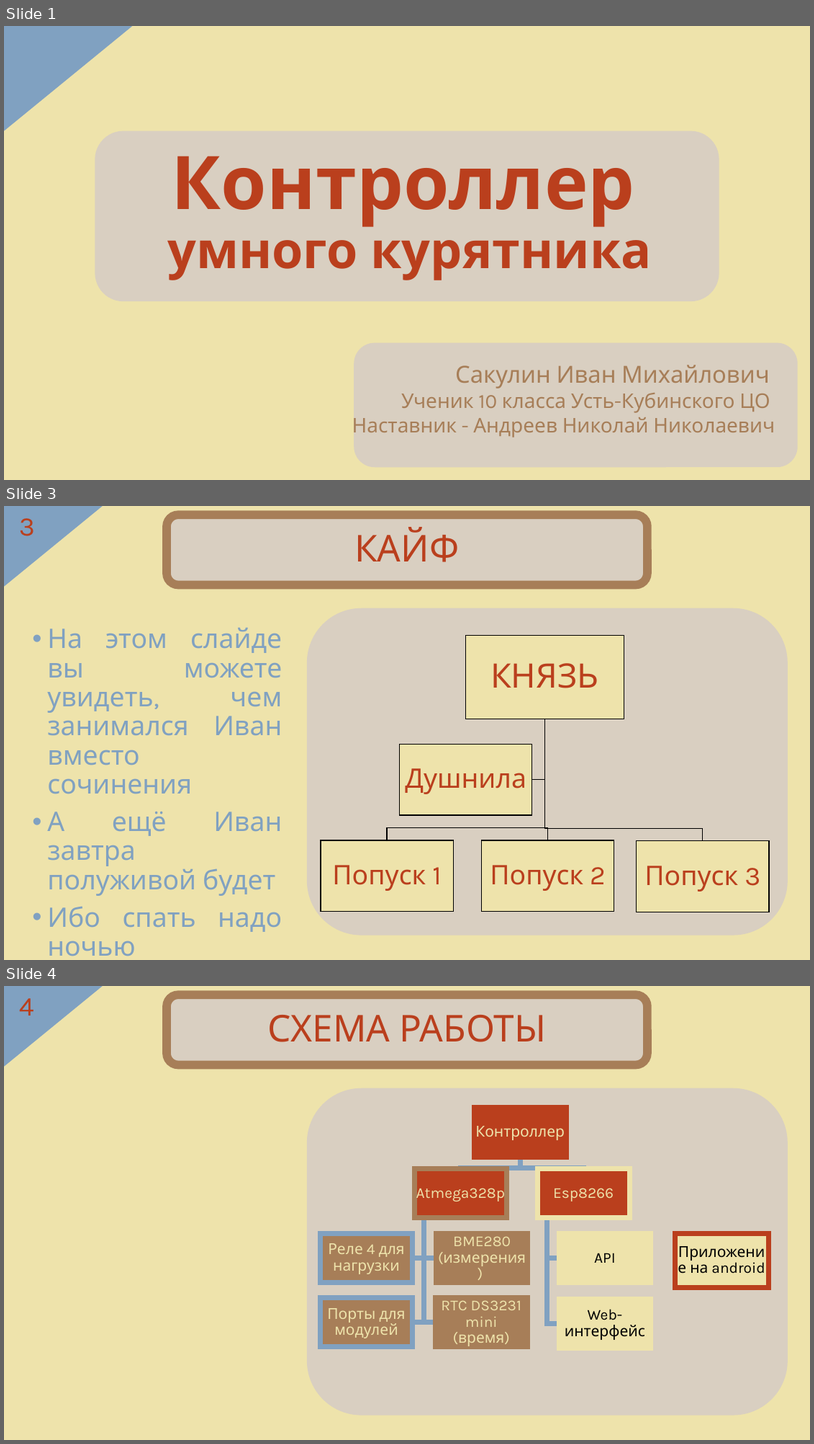
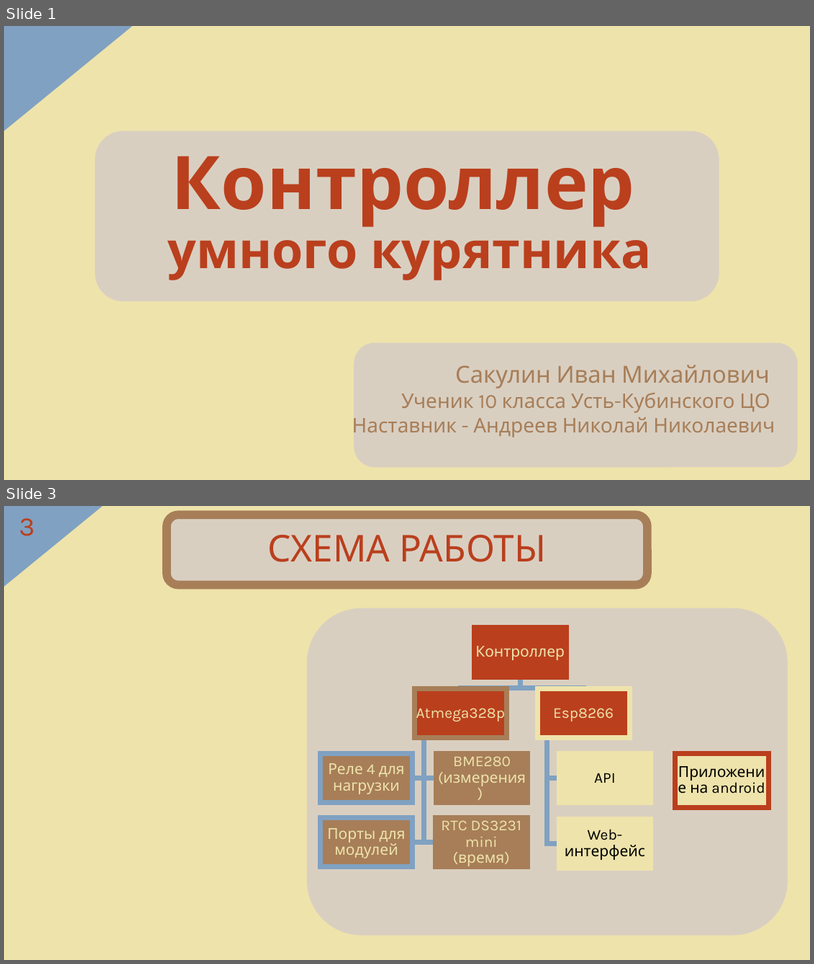
Before and after one commit to OneTwoZzzPlus/chicken, a slide deck: Documents/SChickenPresent-SakulinIM.pptx. Shown one above the other, each under a label of ours: slides 1, 3 and 4 before the commit, slides 1 and 3 after it; the slides between them are not shown. The pictures are 814x1444 and 814x964 pixels, drawn with LibreOffice and Linux fonts; fonts in the diff are those of the drawing. Boxes give left, top, right and bottom in pixels: in the first picture for what was removed or moved away, otherwise in the second. Text is boxed around its words. In the diff, an @@ line names an element or a change of style, - is before the commit and + after.

```diff
--- a/Documents/SChickenPresent-SakulinIM.pptx
+++ b/Documents/SChickenPresent-SakulinIM.pptx
@@ slide 3 removed at (4,506,810,960), background #EEE3AB; not listed: 4 template elements that a slide beside it also shows @@
@@ title removed at (355,528,459,562) @@
-КАЙФ
@@ text removed at (47,628,283,932) @@
-• На этом слайде вы можете увидеть, чем занимался Иван вместо сочинения
-• А ещё Иван завтра полуживой будет
-• Ибо спать надо ночью
@@ group removed at (321,635,769,912): 5 rectangles, 5 texts, 4 freeform shapes @@
-КНЯЗЬ
-Попуск 1
-Попуск 2
-Попуск 3
-Душнила
@@ what was slide 4 is now slide 3 @@
@@ page number at (19,518,35,536): text changed @@
-4
+3
```
Also in this commit, not shown: 1 slide added, 1 other slide removed.
